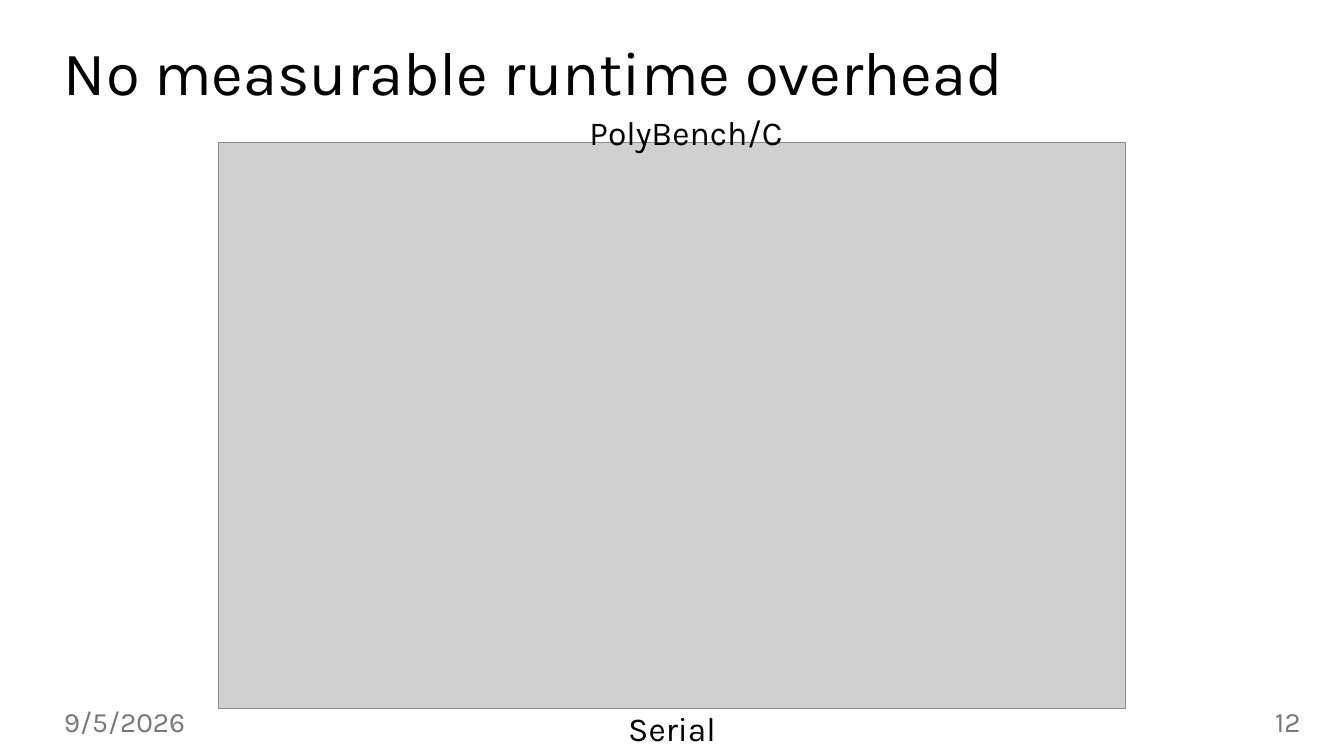
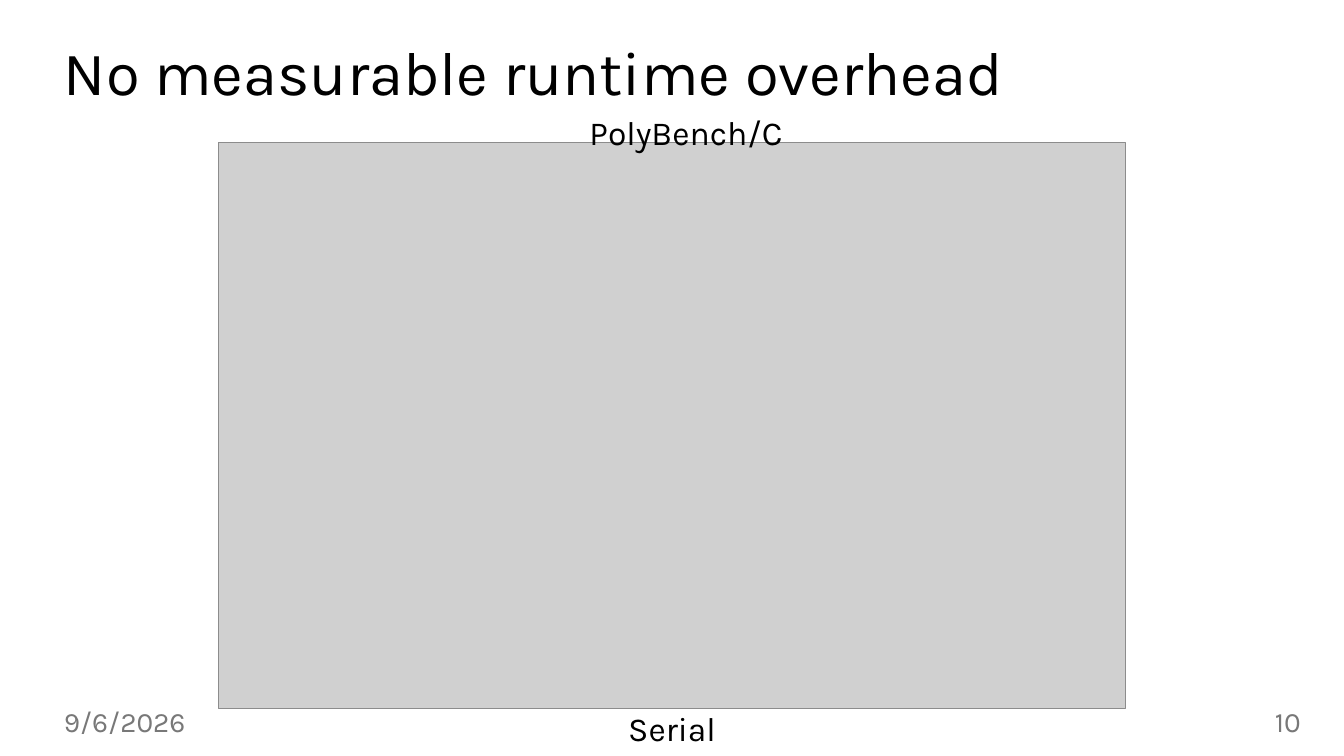
Before and after one commit to jiriklepl/phd-thesis, a slide deck: slide 10 of slides/Optimizing Memory Layouts and Traversal Orders in High-Performance Computing.pptx (slide 12 before the commit). Drawn at 1344x756 pixels with LibreOffice and Linux fonts; fonts in the diff are those of the drawing; grey boxes stand for pictures; background and template pictures are left out. Boxes give left, top, right and bottom in pixels: in the first picture for what was removed or moved away, otherwise in the second. Text is boxed around its words. In the diff, an @@ line names an element or a change of style, - is before the commit and + after.

```diff
--- a/slides/Optimizing Memory Layouts and Traversal Orders in High-Performance Computing.pptx
+++ b/slides/Optimizing Memory Layouts and Traversal Orders in High-Performance Computing.pptx
@@ text at box(64, 711, 186, 734): text changed @@
-9/5/2026
+9/6/2026
@@ page number at box(1275, 714, 1301, 733): text changed @@
-12
+10
```
Also in this commit, not shown: 45 other slides changed.
